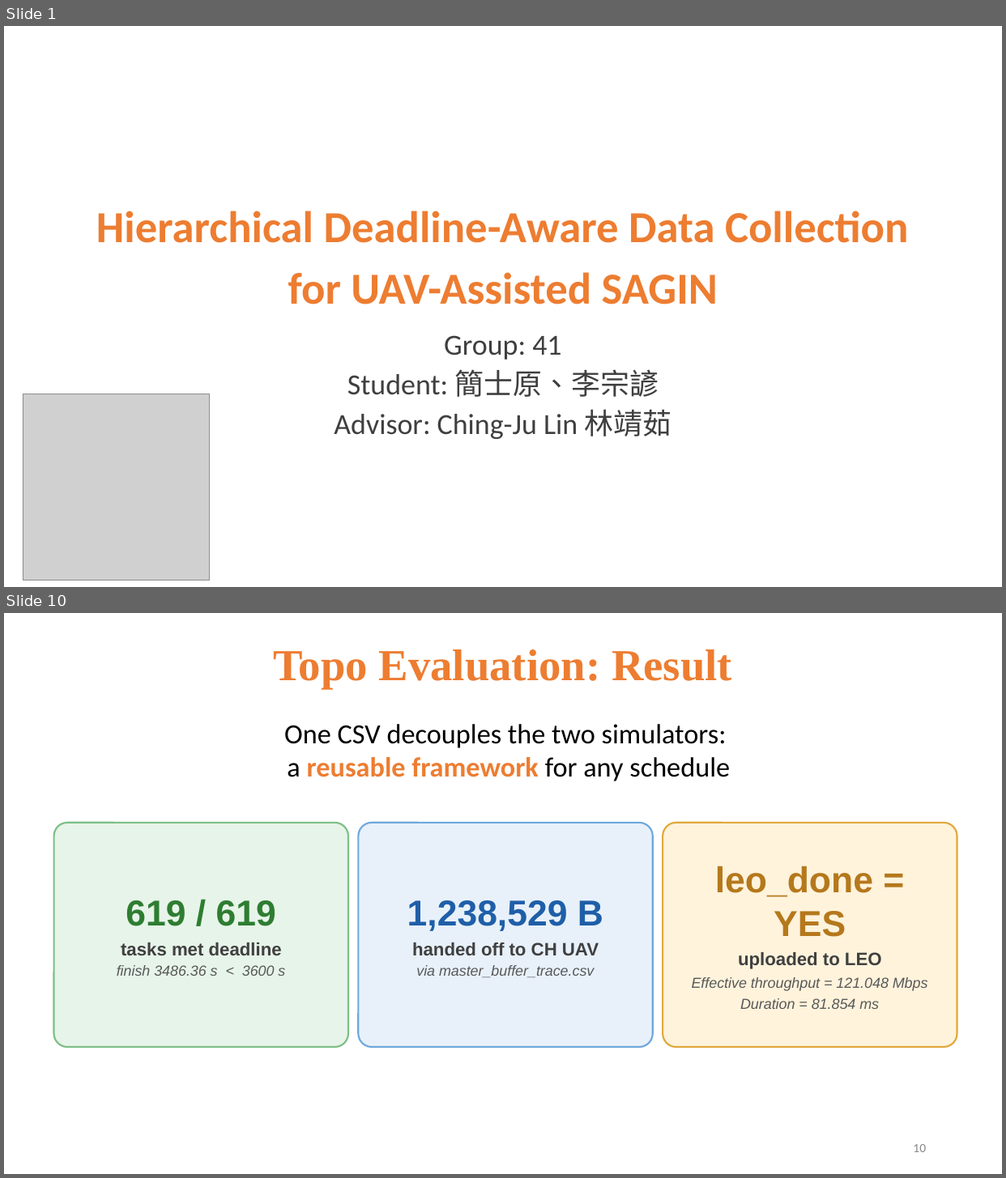
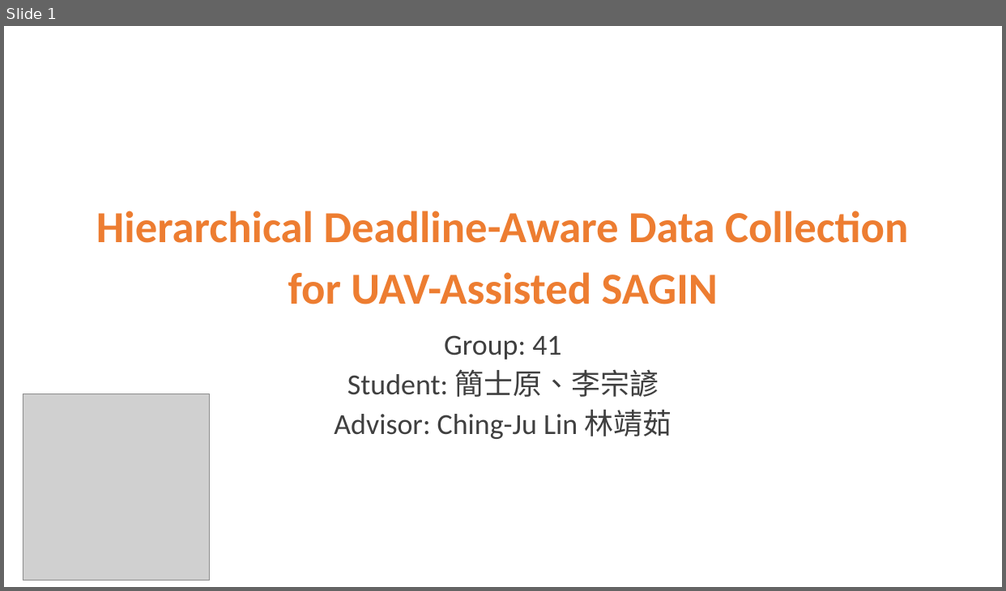
Before and after one commit to 112550039/CS_Project_ns3, a slide deck: docs/專題期末報告.pptx. Shown one above the other, each under a label of ours: slides 1 and 10 before the commit, slide 1 after it; the slides between them are not shown. The pictures are 1006x1178 and 1006x591 pixels, drawn with LibreOffice and Linux fonts; fonts in the diff are those of the drawing; grey boxes stand for pictures. Boxes give left, top, right and bottom in pixels: in the first picture for what was removed or moved away, otherwise in the second. Text is boxed around its words. In the diff, an @@ line names an element or a change of style, - is before the commit and + after.

```diff
--- a/docs/專題期末報告.pptx
+++ b/docs/專題期末報告.pptx
@@ slide 10 removed at bbox=[4, 613, 1002, 1174], background #FFFFFF @@
@@ title removed at bbox=[273, 649, 732, 688] @@
-Topo Evaluation: Result
@@ text removed at bbox=[284, 724, 730, 781] @@
-One CSV decouples the two simulators:
-a reusable framework for any schedule
@@ rounded rectangle removed at bbox=[54, 823, 348, 1047] @@
-619 / 619
-tasks met deadline
-finish 3486.36 s < 3600 s
@@ rounded rectangle removed at bbox=[358, 823, 653, 1047] @@
-1,238,529 B
-handed off to CH UAV
-via master_buffer_trace.csv
@@ rounded rectangle removed at bbox=[663, 823, 957, 1047] @@
-leo_done = YES
-uploaded to LEO
-Effective throughput = 121.048 Mbps
-Duration = 81.854 ms
@@ page number removed at bbox=[913, 1144, 926, 1152] @@
-10
```
Also in this commit, not shown: 8 slides changed, 1 slide added.
